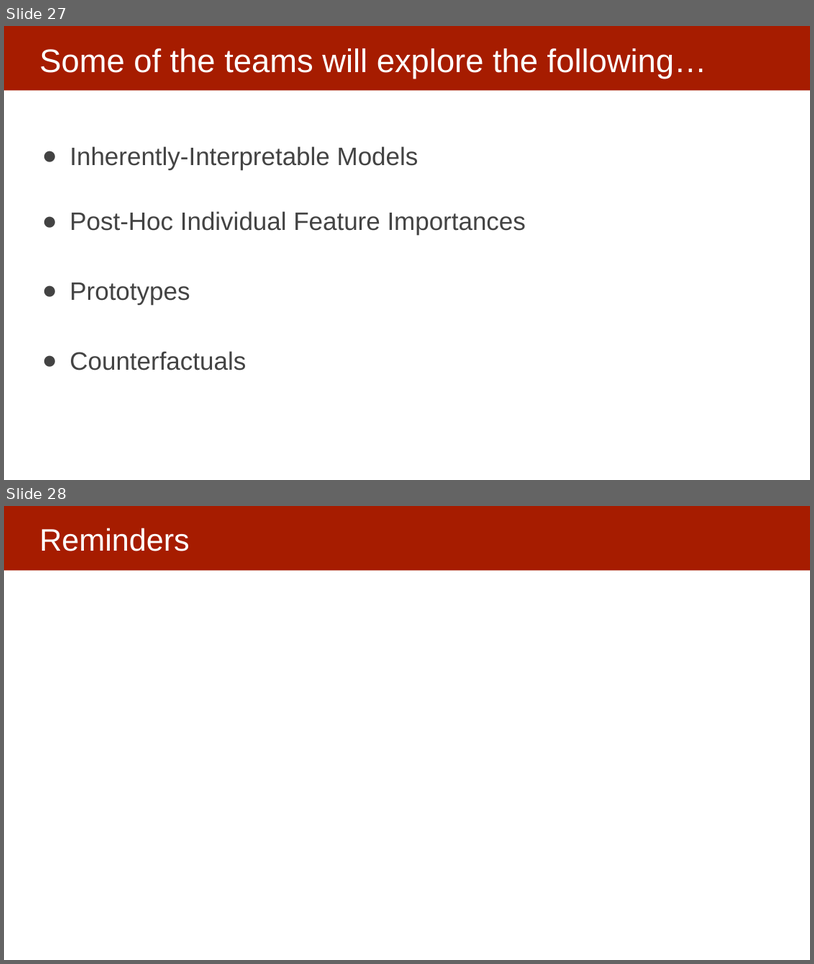
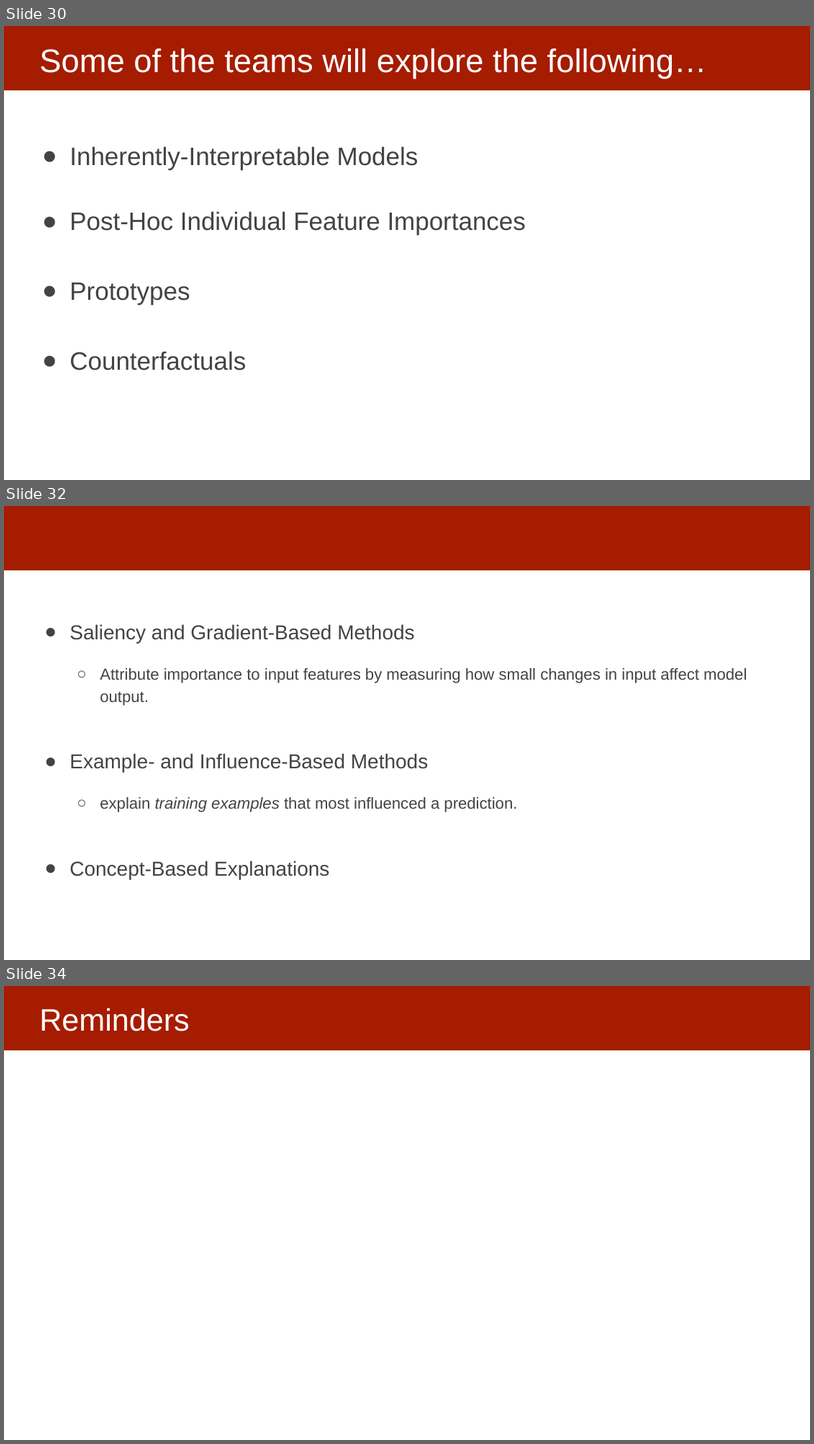
Before and after one commit to dssg/MLinPractice, a slide deck: Lectures/Lecture13-InterpretabilityOverview.pptx. Shown one above the other, each under a label of ours: slides 27 and 28 before the commit, slides 30, 32 and 34 after it; the slides between them are not shown. The pictures are 814x964 and 814x1444 pixels, drawn with LibreOffice and Linux fonts; fonts in the diff are those of the drawing. Boxes give left, top, right and bottom in pixels: in the first picture for what was removed or moved away, otherwise in the second. Text is boxed around its words. In the diff, an @@ line names an element or a change of style, - is before the commit and + after.

```diff
--- a/Lectures/Lecture13-InterpretabilityOverview.pptx
+++ b/Lectures/Lecture13-InterpretabilityOverview.pptx
@@ slide 32 added at [4,506,810,960], background #FFFFFF; not listed: 1 template element that a slide beside it also shows @@
@@ text added at [70,624,747,879], 19 pt, text #434343 @@
+● Saliency and Gradient-Based Methods
+  ○ Attribute importance to input features by measuring how small changes in input affect model output.
+● Example- and Influence-Based Methods
+  ○ explain training examples that most influenced a prediction.
+● Concept-Based Explanations
@@ what was slide 27 is now slide 30 @@
@@ what was slide 28 is now slide 34 @@
```
Also in this commit, not shown: 4 slides changed, 5 other slides added.
